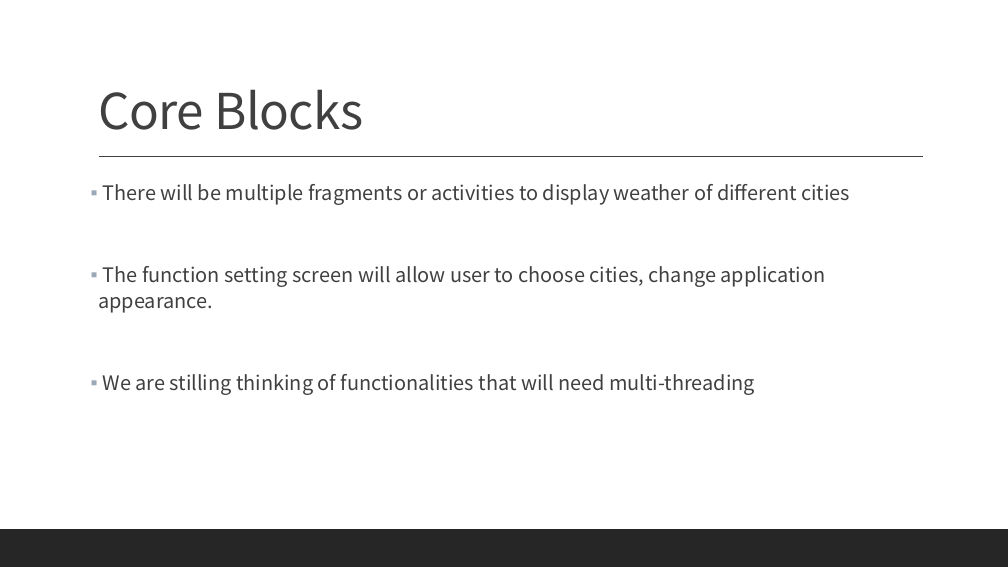
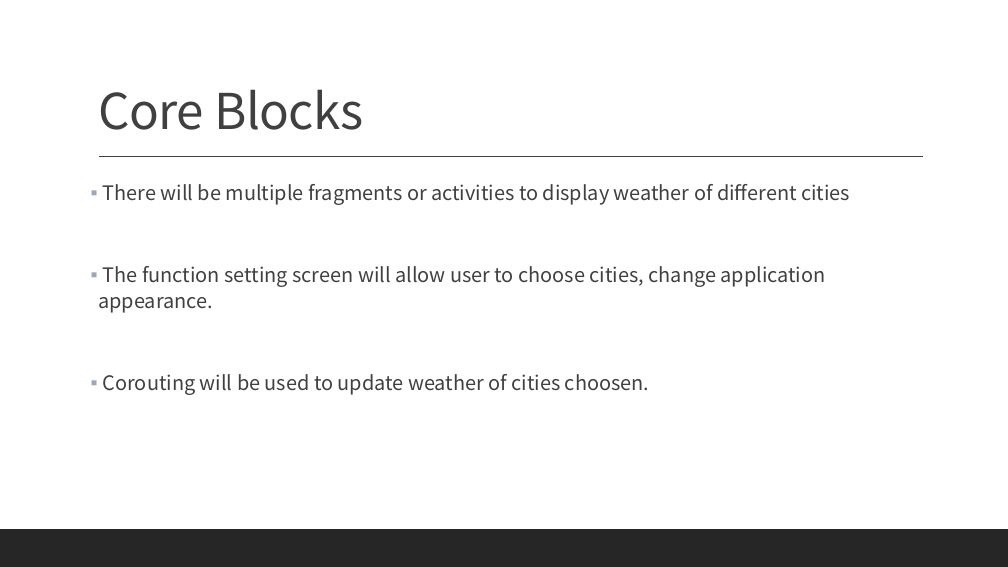
Before and after one commit to wuxuejun0280/MobileComputing-IOT, a slide deck: slide 4 of Weather Application.pptx (slide 3 before the commit). Drawn at 1008x567 pixels with LibreOffice and Linux fonts; fonts in the diff are those of the drawing. Boxes give left, top, right and bottom in pixels: in the first picture for what was removed or moved away, otherwise in the second. Text is boxed around its words. In the diff, an @@ line names an element or a change of style, - is before the commit and + after.

```diff
--- a/Weather Application.pptx
+++ b/Weather Application.pptx
@@ text at <box>103,374,649,395</box>: text changed @@
-▪ We are stilling thinking of functionalities that will need multi-threading
+▪ Corouting will be used to update weather of cities choosen.
```
Also in this commit, not shown: 1 other slide changed, 2 slides added.
